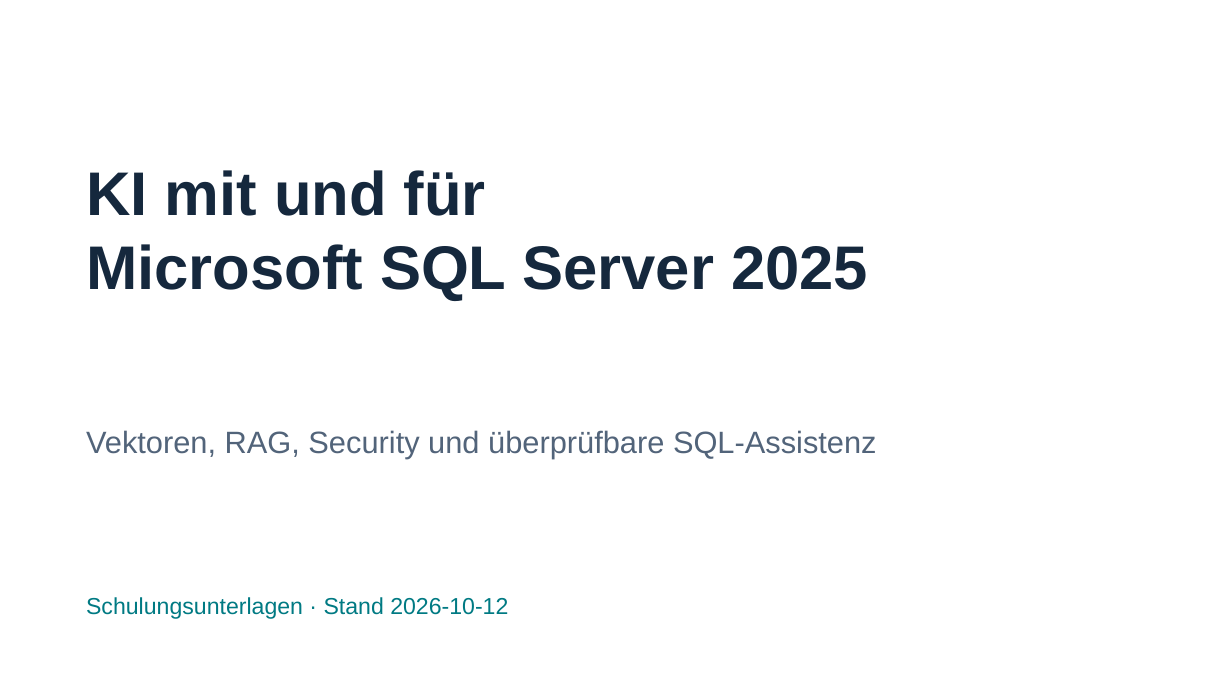
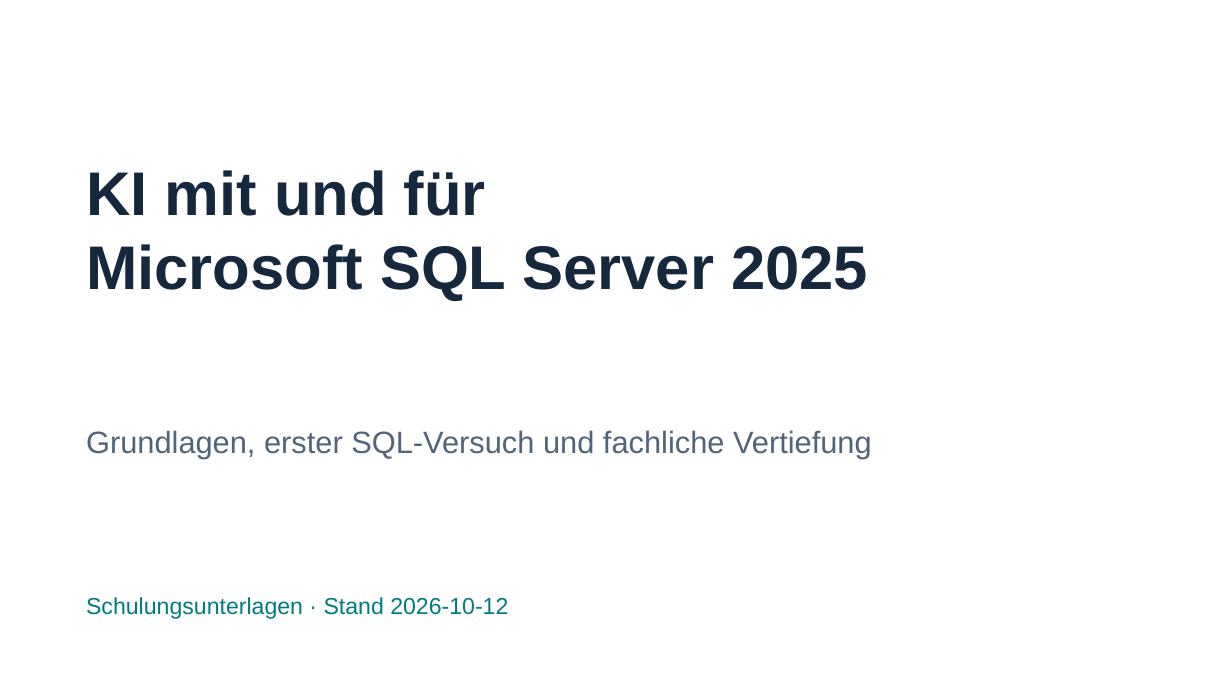
Before and after one commit to gecompat/SQL_PerformanceSchulung, a slide deck: slide 1 of Presentations/SQL_Server_2025_KI.pptx. Drawn at 1232x693 pixels with LibreOffice and Linux fonts; fonts in the diff are those of the drawing. Boxes give left, top, right and bottom in pixels: in the first picture for what was removed or moved away, otherwise in the second. Text is boxed around its words. In the diff, an @@ line names an element or a change of style, - is before the commit and + after.

```diff
--- a/Presentations/SQL_Server_2025_KI.pptx
+++ b/Presentations/SQL_Server_2025_KI.pptx
@@ text at (86, 430, 872, 459): text changed @@
-Vektoren, RAG, Security und überprüfbare SQL-Assistenz
+Grundlagen, erster SQL-Versuch und fachliche Vertiefung
```
Also in this commit, not shown: 32 other slides changed, 28 slides added, 1 slide removed, 8 other files.
